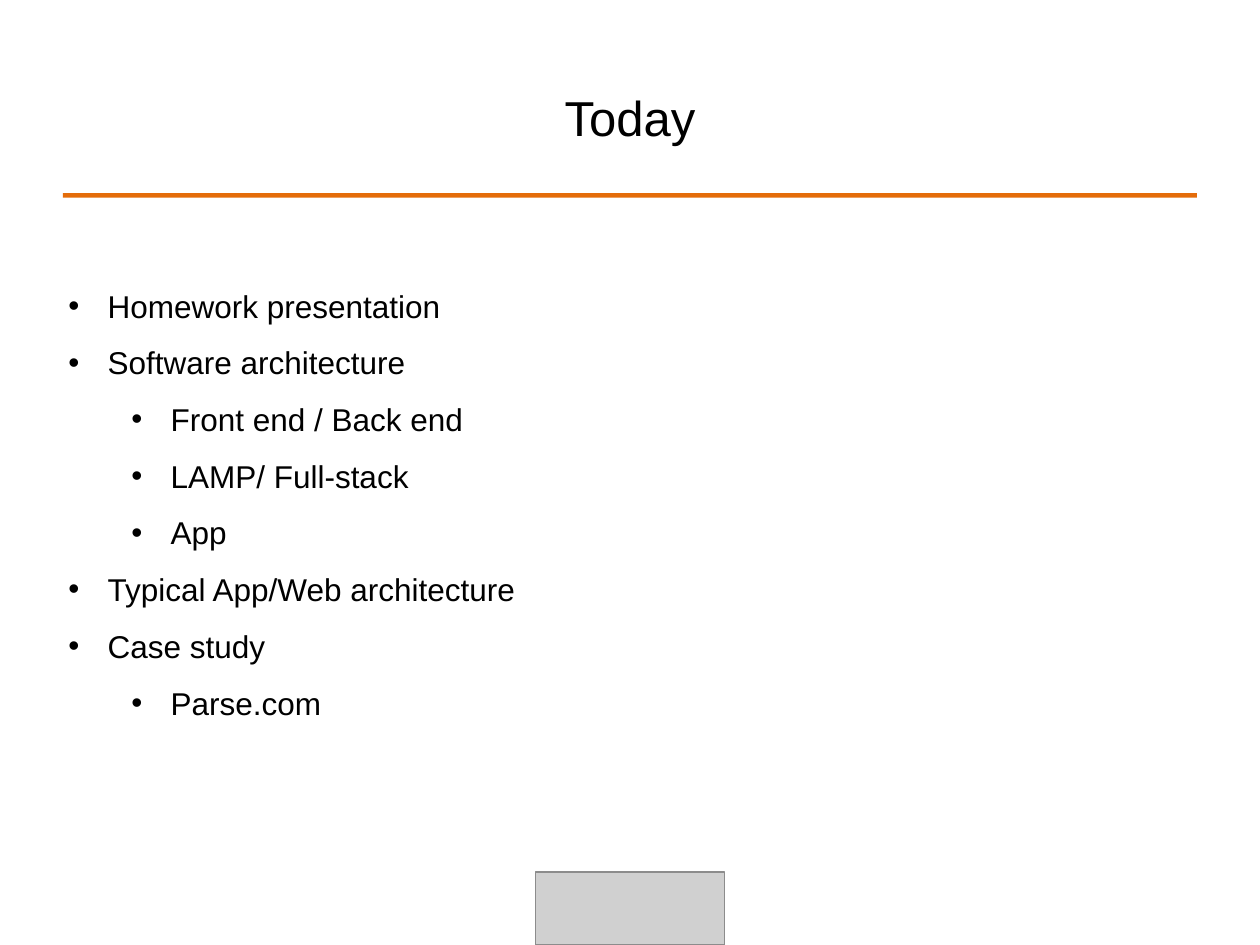
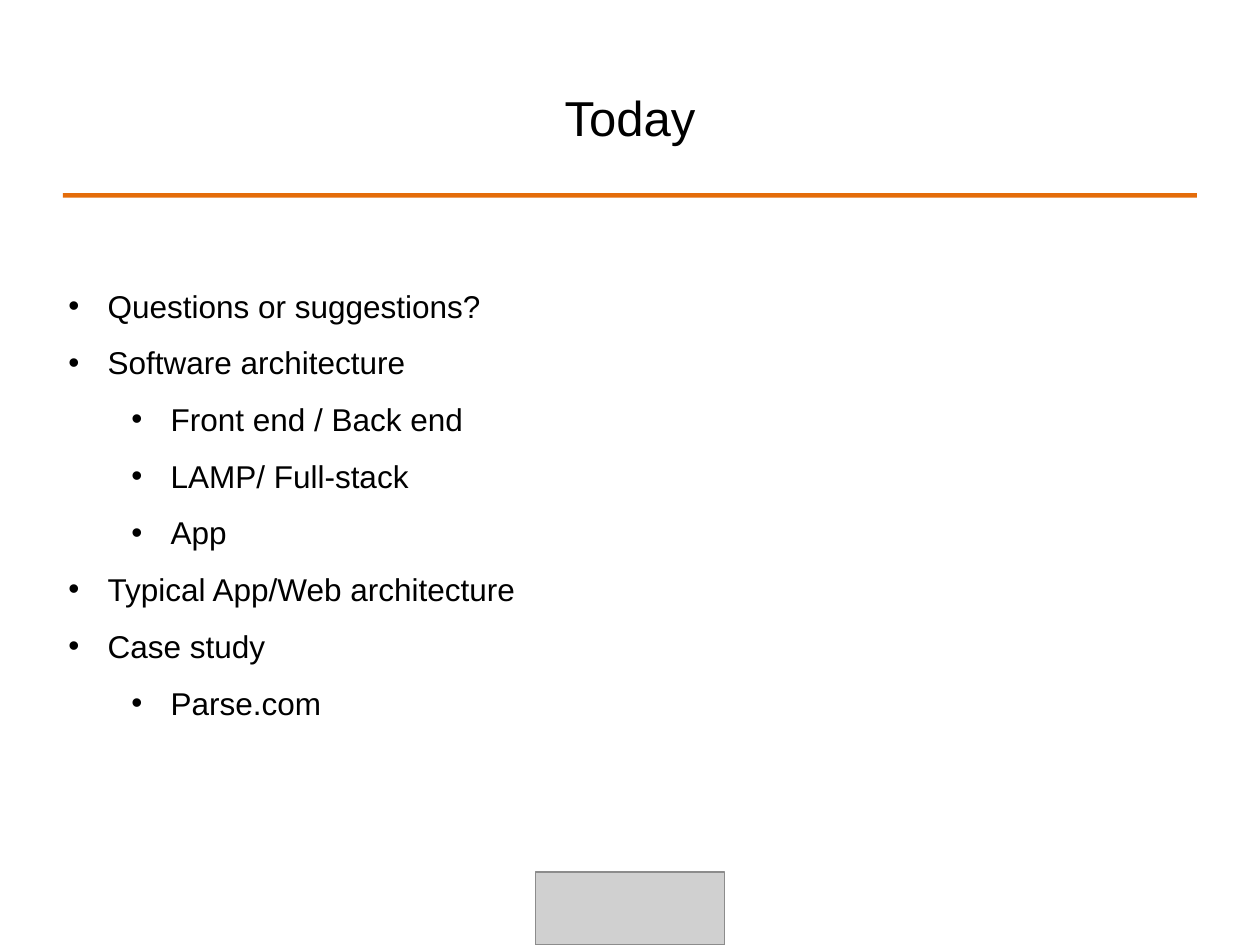
Before and after one commit to ALPHACamp/Camp-3-iOS-Dev, a slide deck: slide 2 of Class presentation/Week1 - Shyne/10-08-2014.ppt. Drawn at 1260x945 pixels with LibreOffice and Linux fonts; fonts in the diff are those of the drawing; grey boxes stand for pictures. Boxes give left, top, right and bottom in pixels: in the first picture for what was removed or moved away, otherwise in the second. Text is boxed around its words. In the diff, an @@ line names an element or a change of style, - is before the commit and + after.

```diff
--- a/Class presentation/Week1 - Shyne/10-08-2014.ppt
+++ b/Class presentation/Week1 - Shyne/10-08-2014.ppt
@@ text at bbox=[108, 295, 481, 324]: text changed @@
-• Homework presentation
+• Questions or suggestions?
```
Also in this commit, not shown: 6 other slides changed, 14 slides added, 1 slide removed, 2 other files.
